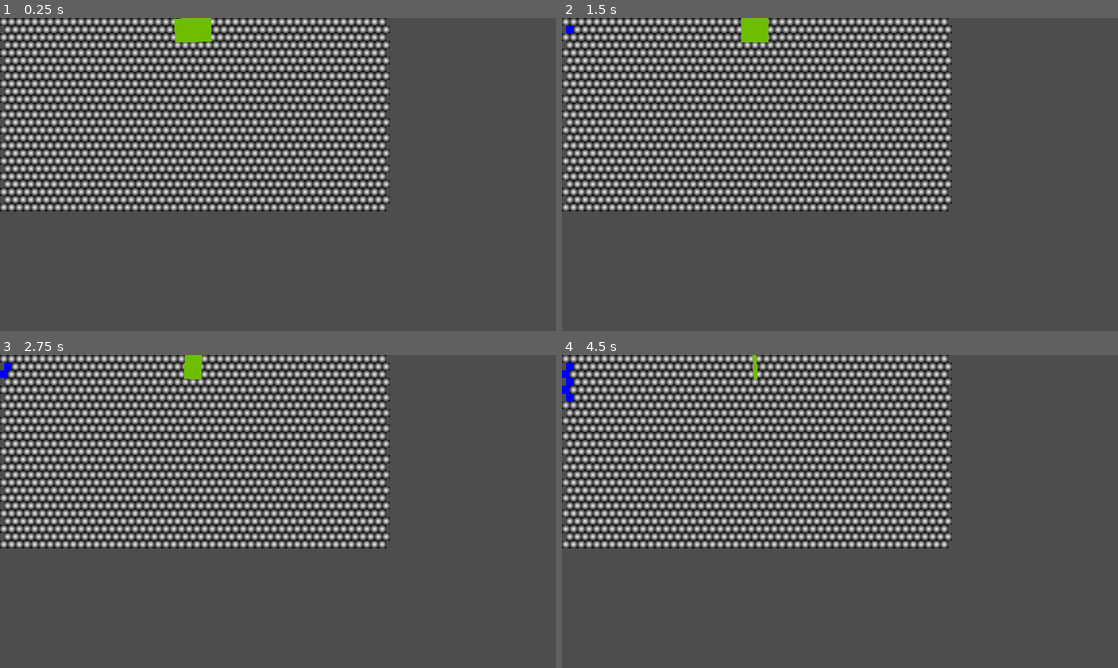
Above: before the commit, frames 1-4 (two rows, left to right).
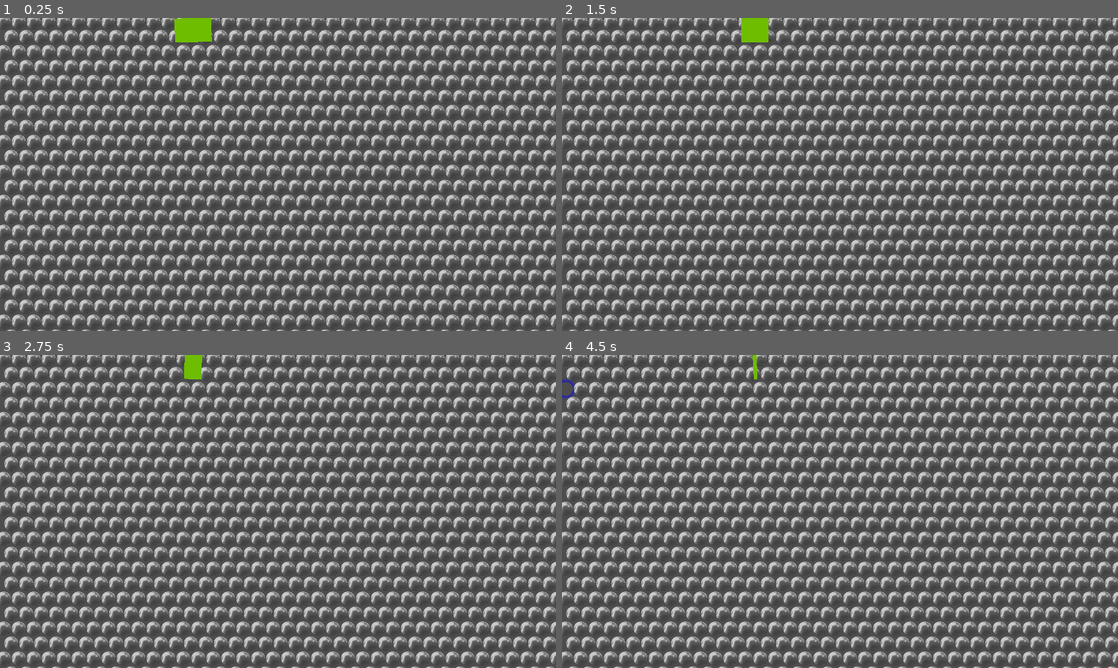
Above: after the commit, the same moments.

Repository: snappy-cobra/GGJ25
Game: Godot game, scene res://scenes/world.tscn
Two runs of this game, one before a commit and one after it. Both use one fixed random seed, a clock stepped at 60 frames per second and the inputs below.
Inputs (mouse positions are in pixels of both pictures, inside the frame that each line leads up to):
- Up to frame 1 (0.25 s): no input
- Up to frame 2 (1.5 s): tap Enter at 0.5 s; move the mouse to (567, 21) at 0.52 s; click (567, 21) at 0.67 s; tap Space at 1.25 s; move the mouse to (567, 30) at 1.27 s; click (567, 30) at 1.42 s
- Up to frame 3 (2.75 s): tap Enter at 2 s; move the mouse to (5, 373) at 2.02 s; click (5, 373) at 2.17 s
- Up to frame 4 (4.5 s): move the mouse to (567, 383) at 2.77 s; click (567, 383) at 2.92 s; tap Space at 3.5 s; move the mouse to (567, 389) at 3.52 s; click (567, 389) at 3.67 s; tap Enter at 4.25 s; move the mouse to (567, 398) at 4.27 s; click (567, 398) at 4.42 s

The runs differ from the first frame. In frame 1, 50% of the frame differs, in the area x 0-100%, y 0-100%; in frame 2, 50%; in frame 3, 50%; in frame 4, 50%.

Commit message:
new bubble img

Diff:
--- a/game/code/bubble.gd
+++ b/game/code/bubble.gd
@@ -1,6 +1,6 @@
 class_name Bubble
 extends Node2D
-const size = 16
+const size = 31
 
 var pos: Vector2i
 var value: int
@@ -27,10 +27,10 @@
 
 
 func pop(player: Player) -> void:
-	$Unpopped.hide()
-	$Popped.modulate = player.team.color
+	$Unpopped2.hide()
+	$Popped2.modulate = player.team.color
 	taps = taps_max
-	$Popped.show()
+	$Popped2.show()
 
 func score() -> int:
 	return taps_max
--- a/game/scenes/bubble.tscn
+++ b/game/scenes/bubble.tscn
@@ -1,45 +1,31 @@
-[gd_scene load_steps=7 format=3 uid="uid://l5go2111f05g"]
+[gd_scene load_steps=5 format=3 uid="uid://l5go2111f05g"]
 
 [ext_resource type="Script" path="res://code/bubble.gd" id="1_8xifa"]
+[ext_resource type="Texture2D" uid="uid://rygl6mf85v4r" path="res://scenes/orb 64.png" id="2_bruxq"]
+[ext_resource type="Texture2D" uid="uid://pnhjnqhe8nv" path="res://scenes/orb morale border.png" id="3_1r0ol"]
 
-[sub_resource type="Gradient" id="Gradient_y6m8e"]
-offsets = PackedFloat32Array(0, 0.974026)
-colors = PackedColorArray(1, 1, 1, 1, 0, 0, 0, 1)
-
-[sub_resource type="GradientTexture2D" id="GradientTexture2D_h1pqh"]
-gradient = SubResource("Gradient_y6m8e")
-width = 16
-height = 16
-fill = 1
-fill_from = Vector2(0.5, 0.5)
-
-[sub_resource type="Gradient" id="Gradient_fh1bs"]
-colors = PackedColorArray(1, 1, 1, 1, 1, 1, 1, 1)
-
-[sub_resource type="GradientTexture2D" id="GradientTexture2D_winfh"]
-gradient = SubResource("Gradient_fh1bs")
-width = 16
-height = 16
-
-[sub_resource type="RectangleShape2D" id="RectangleShape2D_fnabj"]
-size = Vector2(16, 16)
+[sub_resource type="CircleShape2D" id="CircleShape2D_qxbci"]
+radius = 29.1509
 
 [node name="Bubble" type="Node2D"]
 script = ExtResource("1_8xifa")
 
-[node name="Unpopped" type="Sprite2D" parent="."]
-position = Vector2(8, 8)
-texture = SubResource("GradientTexture2D_h1pqh")
-
-[node name="Popped" type="Sprite2D" parent="."]
-visible = false
-position = Vector2(8, 8)
-texture = SubResource("GradientTexture2D_winfh")
-
 [node name="DebugInput" type="Area2D" parent="."]
 
 [node name="CollisionShape2D" type="CollisionShape2D" parent="DebugInput"]
+position = Vector2(8.12, 11.965)
+scale = Vector2(0.5, 0.5)
+shape = SubResource("CircleShape2D_qxbci")
+
+[node name="Unpopped2" type="Sprite2D" parent="."]
 position = Vector2(8, 8)
-shape = SubResource("RectangleShape2D_fnabj")
+scale = Vector2(0.5, 0.5)
+texture = ExtResource("2_bruxq")
+
+[node name="Popped2" type="Sprite2D" parent="."]
+visible = false
+position = Vector2(8, 8)
+scale = Vector2(0.5, 0.5)
+texture = ExtResource("3_1r0ol")
 
 [connection signal="input_event" from="DebugInput" to="." method="_on_debug_input_input_event"]
Binary file added: game/scenes/orb 64.png
Not shown, added: game/scenes/orb 64.png.import
Binary file added: game/scenes/orb morale border.png
Not shown, added: game/scenes/orb morale border.png.import
